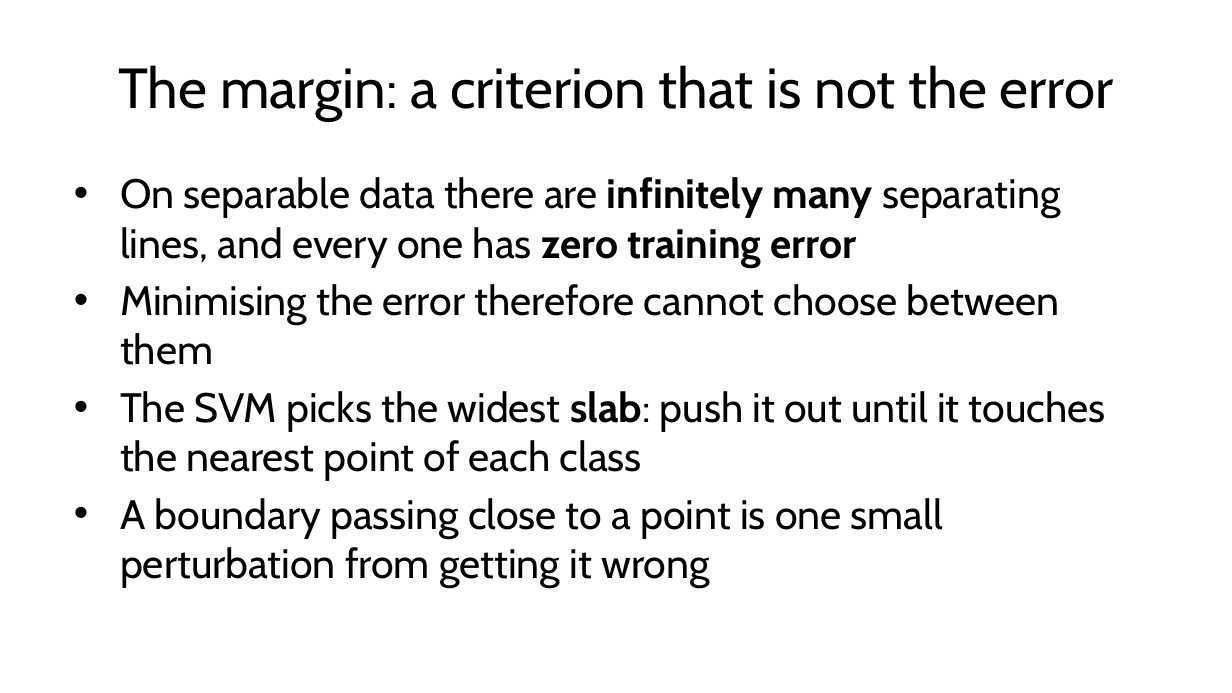
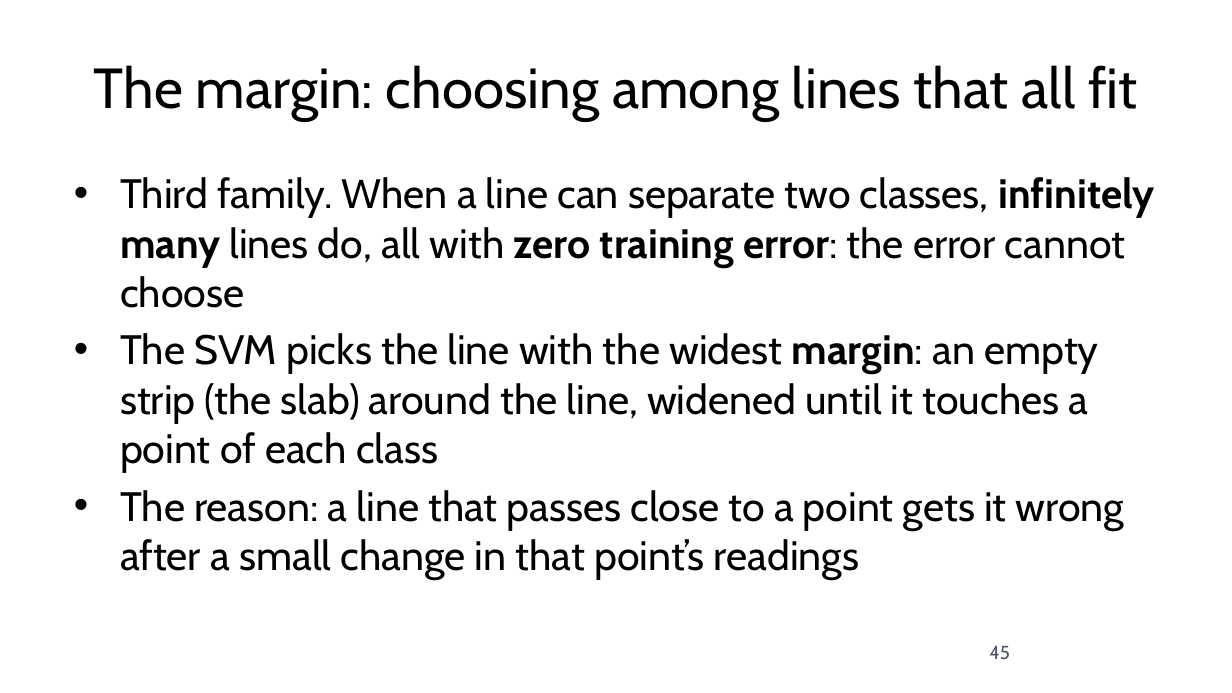
Before and after one commit to fabioantonini/technologies-for-artificial-intelligence, a slide deck: slide 45 of Lessons/06_knn_naive_bayes_svm/Slides/knn_naive_bayes_svm_slides.pptx. Drawn at 1232x693 pixels with LibreOffice and Linux fonts; fonts in the diff are those of the drawing; background and template pictures are left out. Boxes give left, top, right and bottom in pixels: in the first picture for what was removed or moved away, otherwise in the second. Text is boxed around its words. In the diff, an @@ line names an element or a change of style, - is before the commit and + after.

```diff
--- a/Lessons/06_knn_naive_bayes_svm/Slides/knn_naive_bayes_svm_slides.pptx
+++ b/Lessons/06_knn_naive_bayes_svm/Slides/knn_naive_bayes_svm_slides.pptx
@@ title at (94, 65, 1138, 121): text changed @@
-The margin: a criterion that is not the error
+The margin: choosing among lines that all fit
@@ text at (120, 177, 1155, 580): text changed @@
-• On separable data there are infinitely many separating lines, and every one has zero training error
-• Minimising the error therefore cannot choose between them
-• The SVM picks the widest slab: push it out until it touches the nearest point of each class
-• A boundary passing close to a point is one small perturbation from getting it wrong
+• Third family. When a line can separate two classes, infinitely many lines do, all with zero training error: the error cannot choose
+• The SVM picks the line with the widest margin: an empty strip (the slab) around the line, widened until it touches a point of each class
+• The reason: a line that passes close to a point gets it wrong after a small change in that point’s readings
@@ page number added at (989, 646, 1010, 659), 11 pt, text #4A5568 @@
+45
```
Also in this commit, not shown: 61 other slides changed, 6 slides added, 6 slides removed, 14 other files.
